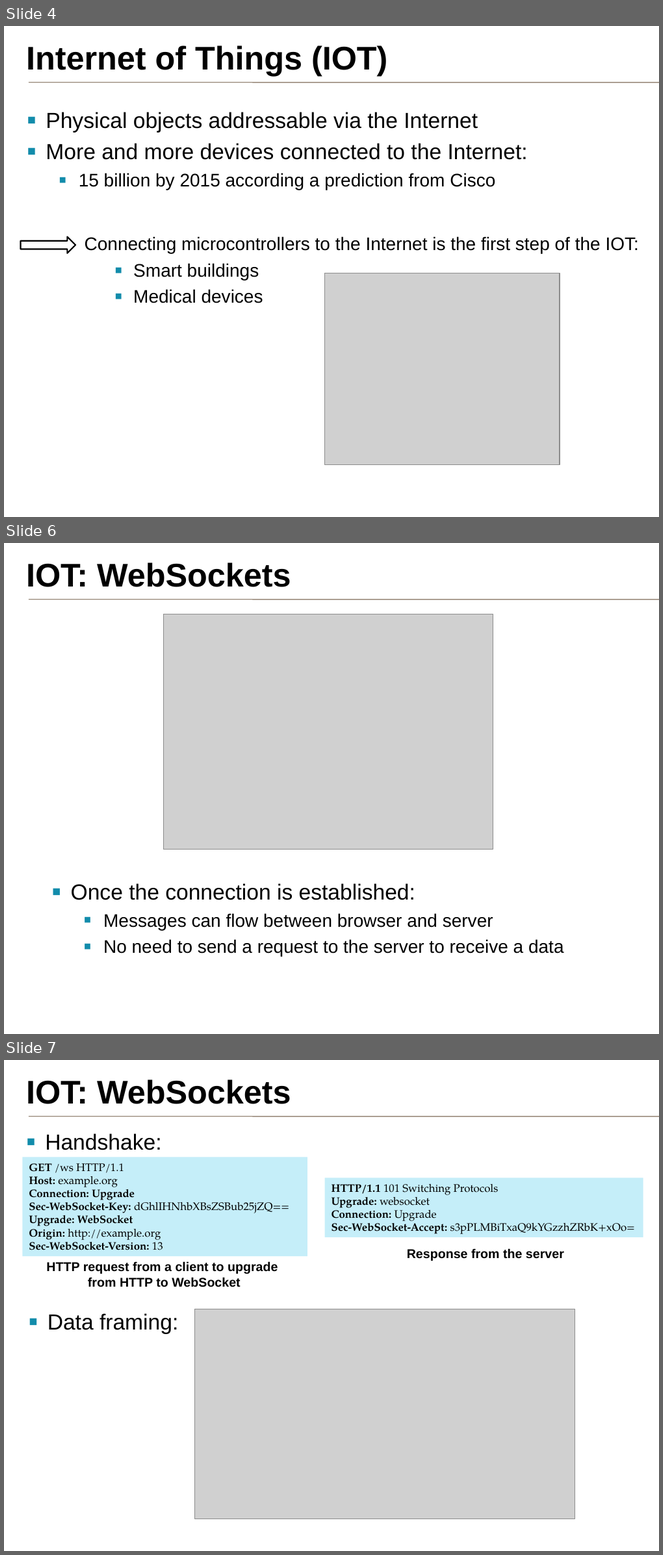
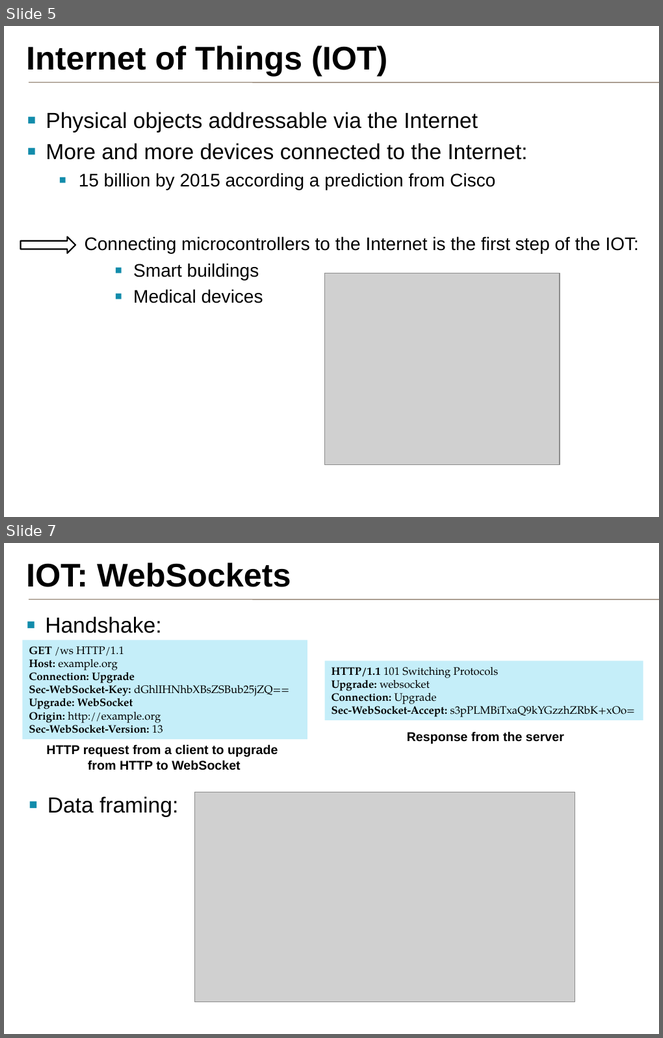
Before and after one commit to samux/ARM-internship-report, a slide deck: presentation_en/pres.pptx. Shown one above the other, each under a label of ours: slides 4, 6 and 7 before the commit, slides 5 and 7 after it; the slides between them are not shown. The pictures are 663x1555 and 663x1038 pixels, drawn with LibreOffice and Linux fonts; fonts in the diff are those of the drawing; grey boxes stand for pictures; background and template pictures are left out. Boxes give left, top, right and bottom in pixels: in the first picture for what was removed or moved away, otherwise in the second. Text is boxed around its words. In the diff, an @@ line names an element or a change of style, - is before the commit and + after.

```diff
--- a/presentation_en/pres.pptx
+++ b/presentation_en/pres.pptx
@@ slide 6 removed at bbox=[4, 543, 659, 1034], background #FFFFFF; not listed: 2 template elements that a slide beside it also shows @@
@@ title removed at bbox=[26, 563, 291, 587] @@
-IOT: WebSockets
@@ picture removed at bbox=[164, 615, 493, 850] @@
@@ text removed at bbox=[71, 884, 564, 956] @@
-▪ Once the connection is established:
-  ▪ Messages can flow between browser and server
-  ▪ No need to send a request to the server to receive a data
@@ what was slide 4 is now slide 5 @@
```
Also in this commit, not shown: 3 slides changed, 4 slides added, 1 other file.
